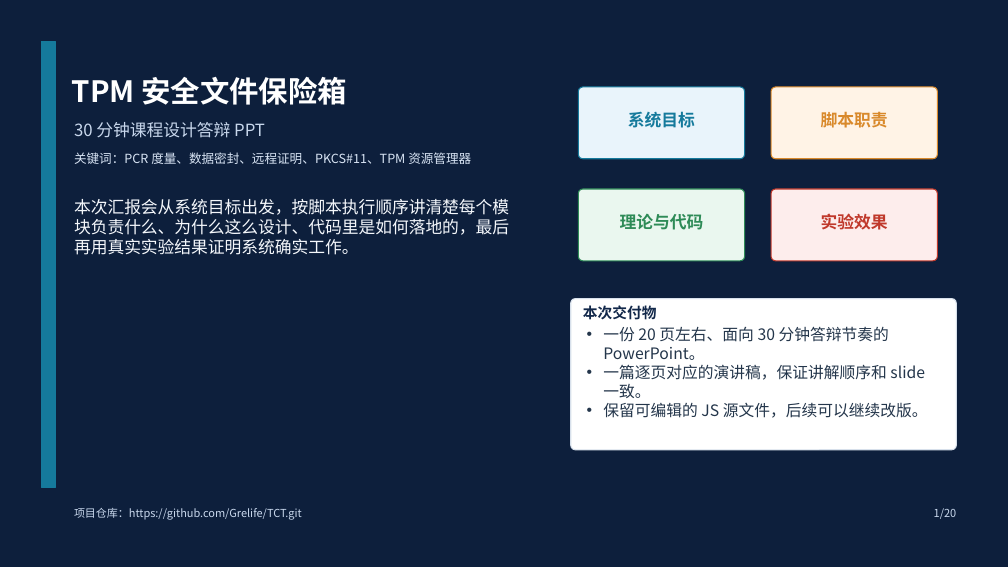
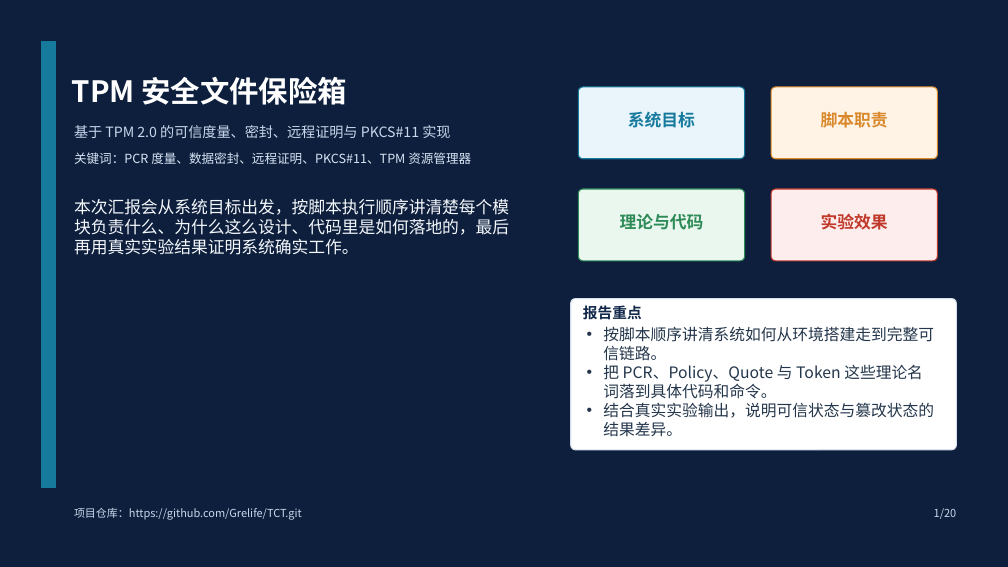
Before and after one commit to Grelife/TCT, a slide deck: slide 1 of docs/presentation_30min/tpm_course_design_30min.pptx. Drawn at 1008x567 pixels with LibreOffice and Linux fonts; fonts in the diff are those of the drawing. Boxes give left, top, right and bottom in pixels: in the first picture for what was removed or moved away, otherwise in the second. Text is boxed around its words. In the diff, an @@ line names an element or a change of style, - is before the commit and + after.

Commit message:
polish: refine presentation wording and layout

```diff
--- a/docs/presentation_30min/tpm_course_design_30min.pptx
+++ b/docs/presentation_30min/tpm_course_design_30min.pptx
@@ text at bbox=[74, 125, 450, 138]: text changed; size 16 to 13.5 pt @@
-30 分钟课程设计答辩 PPT
+基于 TPM 2.0 的可信度量、密封、远程证明与 PKCS#11 实现
@@ text at bbox=[583, 305, 642, 320]: text changed @@
-本次交付物
+报告重点
@@ text at bbox=[603, 326, 934, 418]: text changed @@
-• 一份 20 页左右、面向 30 分钟答辩节奏的 PowerPoint。
-• 一篇逐页对应的演讲稿，保证讲解顺序和 slide 一致。
-• 保留可编辑的 JS 源文件，后续可以继续改版。
+• 按脚本顺序讲清系统如何从环境搭建走到完整可信链路。
+• 把 PCR、Policy、Quote 与 Token 这些理论名词落到具体代码和命令。
+• 结合真实实验输出，说明可信状态与篡改状态的结果差异。
```
Also in this commit, not shown: 19 other slides changed, 1 other file.
